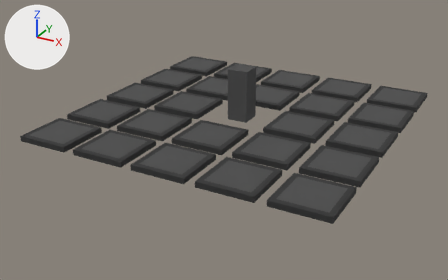
Renders of the Blender file blender_models/Machines/Plate.blend from each side of a commit.
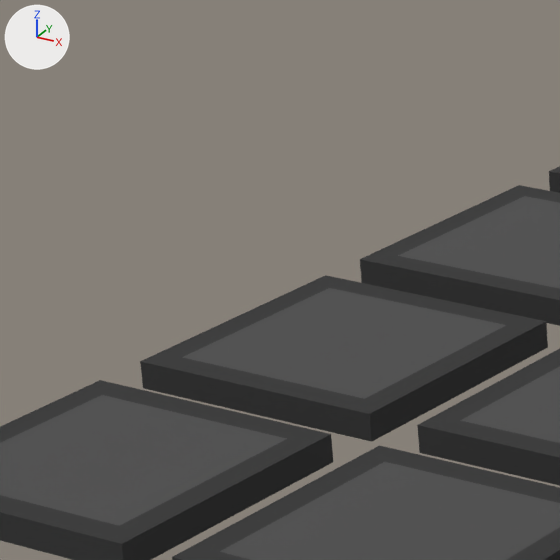
The first picture shows the older version from a 50 mm lens placed at (5.11, -10.01, 4.45), pointed at (-0.06, -0.59, -0.26). The close-ups show both versions on the part from 9% to 32% of the width and 18% to 54% of the height of that picture; other places that the commit changed are outside them. Lighting does not change. The marker at upper left points along +X, +Y and +Z.

The first close-up shows 'Plate_1_3', 'Plate_1_4', 'Plate_1_5', 'Plate_2_4', 'Plate_2_5'.
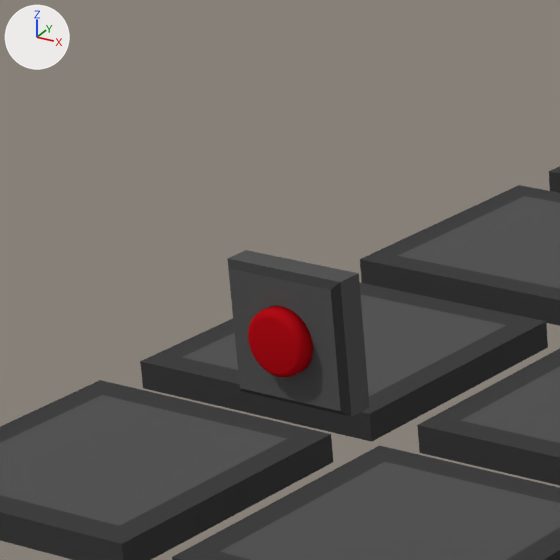
Pixel boxes [x1, y1, x2, y2] of what changed, in the close-ups (560 x 560 px):
'PanelRetry', added (black): after [227, 250, 370, 417]
    faces in mat_base (dark grey #4e4e4e): [228, 250, 370, 416]
    faces in mat_base_dark (black #333333): [227, 258, 352, 417]
'ButtonRetry', added (red): after [248, 306, 313, 378]

Edits to the bpy script that builds the scene:
```text
Add mat_red:
    mat_red = principled_material('Red')
    mat_red.base_color = (0.458, 0.00436, 0.0087)  # red #b40e17
    mat_red.roughness = 1.0
    mat_red.specular_ior_level = 0.0
Add me_cube_003:
    me_cube_003.from_pydata([(-0.2, 0.0, -0.2), (-0.2, 0.0, 0.2), (0.2, 0.0, -0.2), (0.2, 0.0, 0.2), (-0.18, -0.1, -0.18), (-0.2, -0.08, -0.2), (-0.18, -0.1, 0.18), (-0.2, -0.08, 0.2), (0.18, -0.1, -0.18), (0.2, -0.08, -0.2), (0.18, -0.1, 0.18), (0.2, -0.08, 0.2)], [], [(10, 6, 4, 8), (3, 11, 9, 2), (0, 5, 7, 1), (1, 3, 2, 0), (1, 7, 11, 3), (4, 6, 7, 5), (6, 10, 11, 7), (10, 8, 9, 11), (8, 4, 5, 9), (2, 9, 5, 0)])
    for i in [*range(5, 9)]: me_cube_003.polygons[i].material_index = 1
    me_cube_003.materials.append(mat_base)  # dark grey #4e4e4e
    me_cube_003.materials.append(mat_base_dark)  # black #333333
Add me_cylinder:
    me_cylinder.from_pydata(...)  # 160 vertices, 130 faces; spans x -1.0..1.0, y -1.0..1.0, z 0.0..0.5
    me_cylinder.polygons.foreach_set('use_smooth', [True] * 130)
    me_cylinder.materials.append(mat_red)  # red #b40e17
Add ob_buttonretry:
    ob_buttonretry = bpy.data.objects.new('ButtonRetry', me_cylinder)
    ob_buttonretry.parent = ob_panelretry
    ob_buttonretry.matrix_parent_inverse = Matrix(((1.0, 0.0, 0.0, 0.5), (0.0, 1.0, 0.0, 0.0), (0.0, 0.0, 1.0, -1.0), (0.0, 0.0, 0.0, 1.0)))
    ob_buttonretry.location = (-0.5, -0.1, 1.0)
    ob_buttonretry.rotation_euler = (1.571, 0.0, 0.0)  # degrees (90, 0, 0)
    ob_buttonretry.scale = (0.1, 0.1, 0.1)
Add ob_panelretry:
    ob_panelretry = bpy.data.objects.new('PanelRetry', me_cube_003)
    ob_panelretry.location = (-1.0, -3.0, 1.0)
```
